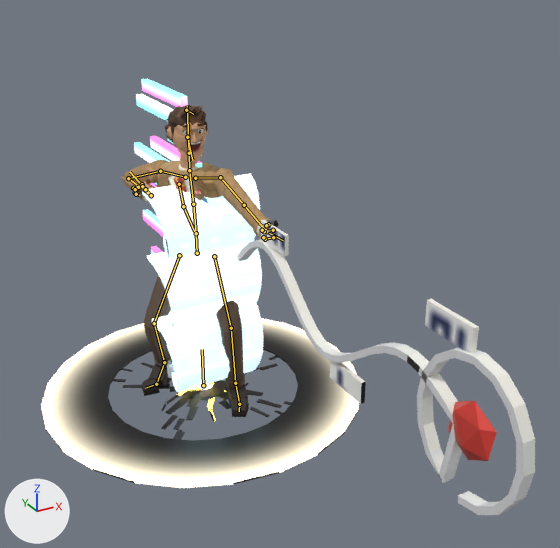
A saved change to the Blender file art/dale.blend.
The view is the same before and after, from a camera (50 mm lens) standing at (-1.63, -3.96, 2.64) and looking at (0.1, -0.83, 1.07). Arrows for +X, +Y and +Z are at lower left; the lights stay in place. The picture after the commit comes second. Both versions are drawn at frame 16 of the action 'Isobar Lasso'; the numbers are the values there. The bones that bend it are drawn over the model as lines.

The first picture shows 'dale_body', 'fx_cold_front', 'fx_crack', 'fx_impact_ring', 'fx_isobar_lasso', 'fx_tape_skip' and 2 more.
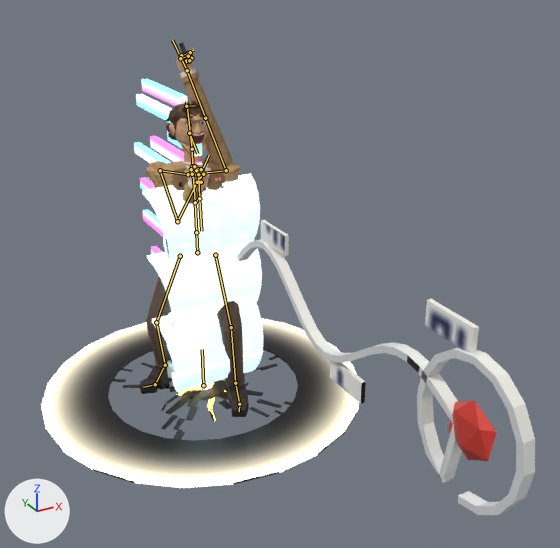
What differs and where, as boxes [x1, y1, x2, y2] in the pictures (560 x 548 px):
```json
{"object": "dale_body", "change": "posed", "before": [122, 105, 278, 417], "after": [139, 42, 249, 417], "on screen": "29% narrower, 20% taller"}
{"bone": "hips", "before": "(197, 253) to (196, 233)", "after": "(197, 252) to (196, 232)"}
{"bone": "spine", "before": "(196, 233) to (193, 204)", "after": "(196, 232) to (195, 202)"}
{"bone": "chest", "before": "(193, 204) to (189, 170)", "after": "(195, 202) to (192, 166)"}
{"bone": "neck", "before": "(189, 170) to (189, 153)", "after": "(192, 166) to (192, 149)"}
{"bone": "head", "before": "(189, 153) to (187, 106)", "after": "(192, 149) to (186, 101)"}
{"bone": "shoulder.L", "before": "(195, 178) to (220, 177)", "after": "(198, 173) to (226, 170)"}
{"bone": "shoulder.R", "before": "(185, 177) to (160, 171)", "after": "(188, 174) to (160, 170)"}
{"bone": "x_tie", "before": "(179, 184) to (183, 206)", "after": "(198, 174) to (199, 198)"}
{"bone": "x_tie_end", "before": "(183, 206) to (194, 231)", "after": "(199, 198) to (201, 231)"}
```

Scene script edits in JSON lines:
```json
{"block": "bone_hips", "where": "bone_hips = bpy.data.objects['dale'].pose.bones['hips']  # child of 'root'"}
{"op": "set", "path": "bone_hips.location", "old": "(0.0, -0.081, -0.013)", "new": "(0.0, -0.073, 0.0)"}
{"op": "set", "path": "bone_hips.rotation_quaternion", "old": "(0.961, 0.025, -0.276, 0.007)", "new": "(0.976, 0.0, -0.216, 0.0)", "note": "degrees (3, -32, 0) -> degrees (0, -25, 0)"}
{"block": "bone_spine", "where": "bone_spine = bpy.data.objects['dale'].pose.bones['spine']  # child of 'hips'"}
{"op": "set", "path": "bone_spine.rotation_quaternion", "old": "(0.999, 0.022, -0.043, 0.003)", "new": "(0.999, 0.035, -0.031, 0.001)", "note": "degrees (2, -5, 0) -> degrees (4, -4, 0)"}
{"block": "bone_chest", "where": "bone_chest = bpy.data.objects['dale'].pose.bones['chest']  # child of 'spine'"}
{"op": "set", "path": "bone_chest.rotation_quaternion", "old": "(0.994, 0.026, -0.108, 0.013)", "new": "(0.983, -0.086, 0.161, 0.003)", "note": "degrees (3, -12, 1) -> degrees (-10, 18, -1)"}
{"block": "bone_neck", "where": "bone_neck = bpy.data.objects['dale'].pose.bones['neck']  # child of 'chest'"}
{"op": "set", "path": "bone_neck.rotation_quaternion", "old": "(0.955, -0.071, 0.284, -0.05)", "new": "(0.997, 0.052, -0.052, 0.002)", "note": "degrees (-11, 32, -9) -> degrees (6, -6, 0)"}
{"block": "bone_head", "where": "bone_head = bpy.data.objects['dale'].pose.bones['head']  # child of 'neck'"}
{"op": "set", "path": "bone_head.rotation_quaternion", "old": "(0.996, 0.011, 0.087, -0.001)", "new": "(0.986, -0.086, 0.139, 0.012)", "note": "degrees (1, 10, 0) -> degrees (-10, 16, 0)"}
{"block": "bone_shoulder_l", "where": "bone_shoulder_l = bpy.data.objects['dale'].pose.bones['shoulder.L']  # child of 'chest'"}
{"op": "set", "path": "bone_shoulder_l.rotation_quaternion", "old": "(1.0, 0.0, 0.0, 0.0)", "new": "(0.974, 0.205, 0.093, 0.003)", "note": "degrees (0, 0, 0) -> degrees (24, 10, 3)"}
{"block": "bone_shoulder_r", "where": "bone_shoulder_r = bpy.data.objects['dale'].pose.bones['shoulder.R']  # child of 'chest'"}
{"op": "set", "path": "bone_shoulder_r.rotation_quaternion", "old": "(1.0, 0.0, 0.0, 0.0)", "new": "(0.974, -0.173, -0.144, 0.003)", "note": "degrees (0, 0, 0) -> degrees (-21, -16, 3)"}
{"block": "bone_x_tie", "where": "bone_x_tie = bpy.data.objects['dale'].pose.bones['x_tie']  # child of 'chest'"}
{"op": "set", "path": "bone_x_tie.rotation_quaternion", "old": "(0.999, -0.026, 0.0, 0.036)", "new": "(1.0, -0.001, 0.0, -0.008)", "note": "degrees (-3, 0, 4) -> degrees (0, 0, -1)"}
{"block": "bone_x_tie_end", "where": "bone_x_tie_end = bpy.data.objects['dale'].pose.bones['x_tie_end']  # child of 'x_tie'"}
{"op": "set", "path": "bone_x_tie_end.rotation_quaternion", "old": "(0.996, -0.085, 0.0, 0.028)", "new": "(1.0, -0.004, 0.0, 0.009)", "note": "degrees (-10, 0, 3) -> degrees (0, 0, 1)"}
{"block": "bone_ik_hand_l", "where": "bone_ik_hand_l = bpy.data.objects['dale'].pose.bones['ik_hand.L']  # child of 'root'"}
{"op": "set", "path": "bone_ik_hand_l.location", "old": "(0.35, -0.22, 1.296)", "new": "(0.106, -1.145, -0.049)"}
{"op": "set", "path": "bone_ik_hand_l.rotation_quaternion", "old": "(-0.683, -0.708, 0.122, 0.135)", "new": "(0.05, -0.015, -0.241, 0.969)", "note": "degrees (92, 1, -21) -> degrees (-28, 0, 174)"}
{"block": "bone_pole_elbow_l", "where": "bone_pole_elbow_l = bpy.data.objects['dale'].pose.bones['pole_elbow.L']  # child of 'root'"}
{"op": "set", "path": "bone_pole_elbow_l.location", "old": "(-0.144, -0.378, 1.242)", "new": "(-0.204, 0.501, -0.154)"}
{"block": "bone_ik_hand_r", "where": "bone_ik_hand_r = bpy.data.objects['dale'].pose.bones['ik_hand.R']  # child of 'root'"}
{"op": "set", "path": "bone_ik_hand_r.location", "old": "(-0.162, -0.354, -0.115)", "new": "(-0.261, -0.521, 0.207)"}
{"op": "set", "path": "bone_ik_hand_r.rotation_quaternion", "old": "(0.412, -0.156, 0.27, -0.856)", "new": "(0.038, 0.007, -0.229, -0.973)", "note": "degrees (-36, -3, -128) -> degrees (26, 0, -176)"}
{"block": "bone_ik_foot_r", "where": "bone_ik_foot_r = bpy.data.objects['dale'].pose.bones['ik_foot.R']  # child of 'root'"}
{"op": "set", "path": "bone_ik_foot_r.location", "old": "(0.073, -0.195, -0.076)", "new": "(0.073, -0.186, -0.093)"}
{"op": "set", "path": "bone_ik_foot_r.rotation_quaternion", "old": "(0.9, -0.107, 0.232, -0.353)", "new": "(0.906, 0.0, 0.189, -0.378)", "note": "degrees (-22, 20, -47) -> degrees (-9, 20, -47)"}
```
